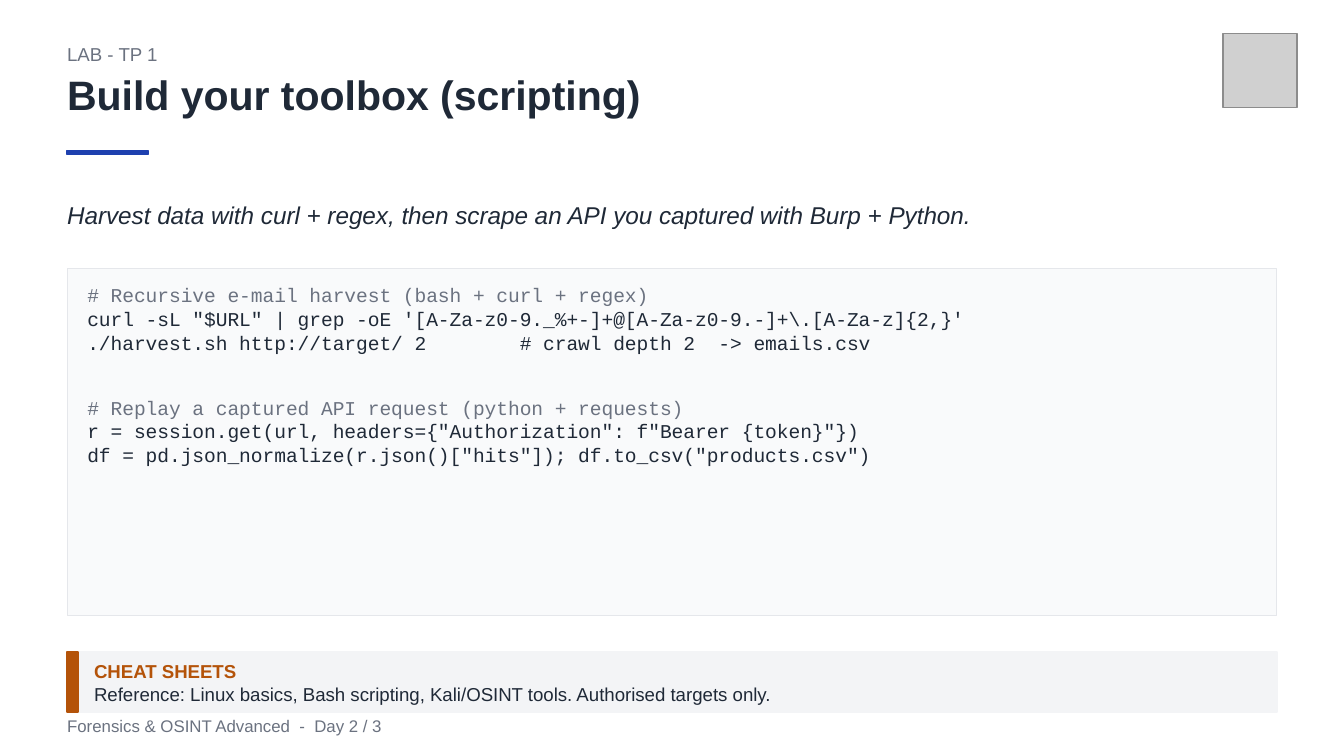
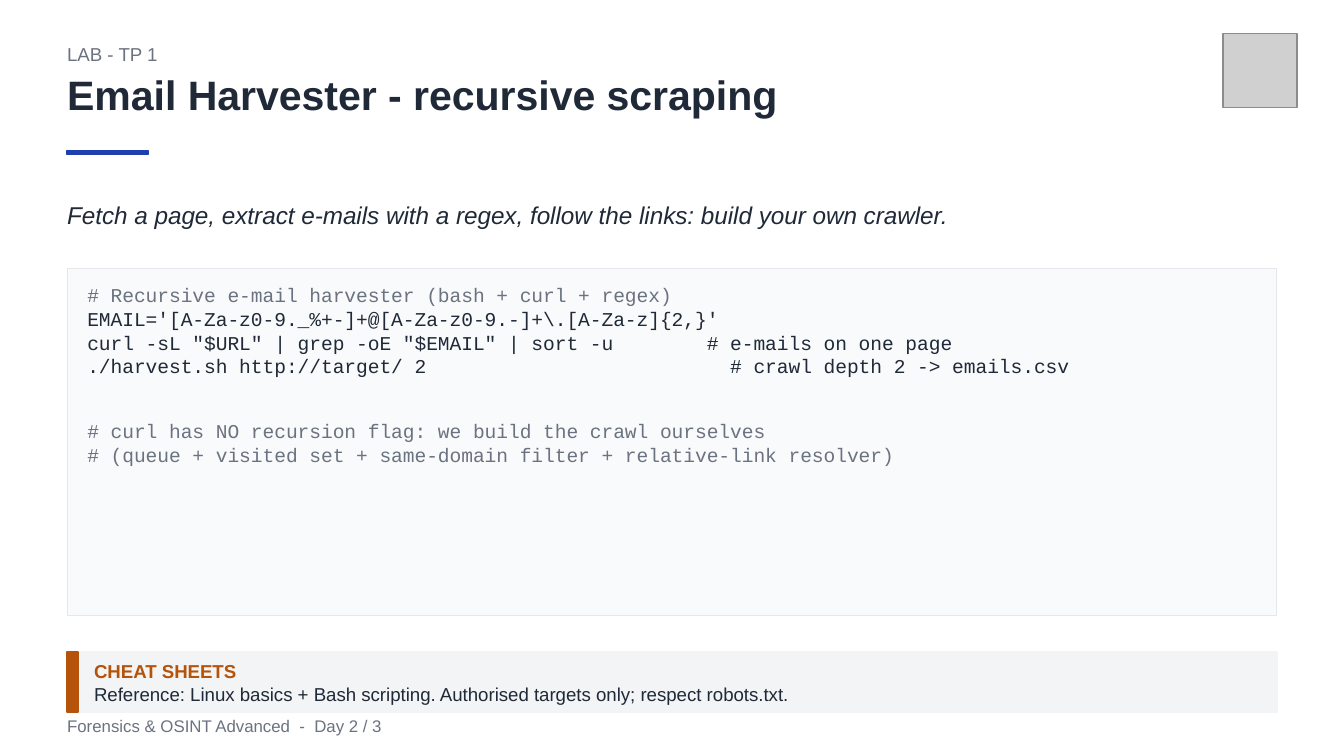
Before and after one commit to clemdepernet/osint-advanced-labs, a slide deck: slide 29 of Day_2/Day_2_Source_Reliability_And_Media_Forensics.pptx. Drawn at 1344x756 pixels with LibreOffice and Linux fonts; fonts in the diff are those of the drawing; grey boxes stand for pictures. Boxes give left, top, right and bottom in pixels: in the first picture for what was removed or moved away, otherwise in the second. Text is boxed around its words. In the diff, an @@ line names an element or a change of style, - is before the commit and + after.

```diff
--- a/Day_2/Day_2_Source_Reliability_And_Media_Forensics.pptx
+++ b/Day_2/Day_2_Source_Reliability_And_Media_Forensics.pptx
@@ text at (67,80,778,119): text changed @@
-Build your toolbox (scripting)
+Email Harvester - recursive scraping
@@ text at (67,206,948,229): text changed @@
-Harvest data with curl + regex, then scrape an API you captured with Burp + Python.
+Fetch a page, extract e-mails with a regex, follow the links: build your own crawler.
@@ text at (87,288,952,354): text changed @@
-# Recursive e-mail harvest (bash + curl + regex)
-curl -sL "$URL" | grep -oE '[A-Za-z0-9._%+-]+@[A-Za-z0-9.-]+\.[A-Za-z]{2,}'
+# Recursive e-mail harvester (bash + curl + regex)
+EMAIL='[A-Za-z0-9._%+-]+@[A-Za-z0-9.-]+\.[A-Za-z]{2,}'
+curl -sL "$URL" | grep -oE "$EMAIL" | sort -u # e-mails on one page
@@ text at (111,425,894,466): text changed; text colour #1F2937 to #6B7280 @@
-# Replay a captured API request (python + requests)
-r = session.get(url, headers={"Authorization": f"Bearer {token}"})
-df = pd.json_normalize(r.json()["hits"]); df.to_csv("products.csv")
+# curl has NO recursion flag: we build the crawl ourselves
+# (queue + visited set + same-domain filter + relative-link resolver)
@@ text at (94,687,789,705): text changed @@
-Reference: Linux basics, Bash scripting, Kali/OSINT tools. Authorised targets only.
+Reference: Linux basics + Bash scripting. Authorised targets only; respect robots.txt.
```
Also in this commit, not shown: 7 other slides changed, 1 slide added, 1 other file.
